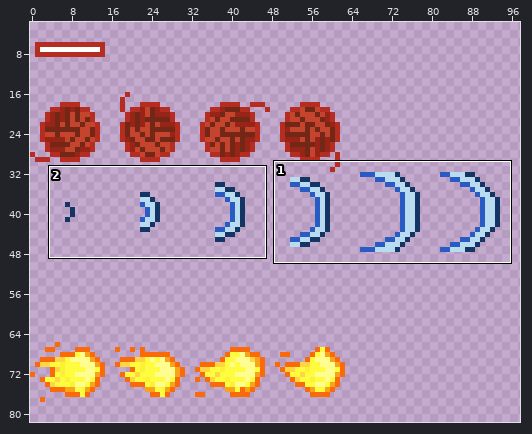
Two versions of one sprite sheet, Assets/Cats/Projeteis.png. Above: a wide view before the commit, with the close-up outlined.
Close-up. First the earlier version:
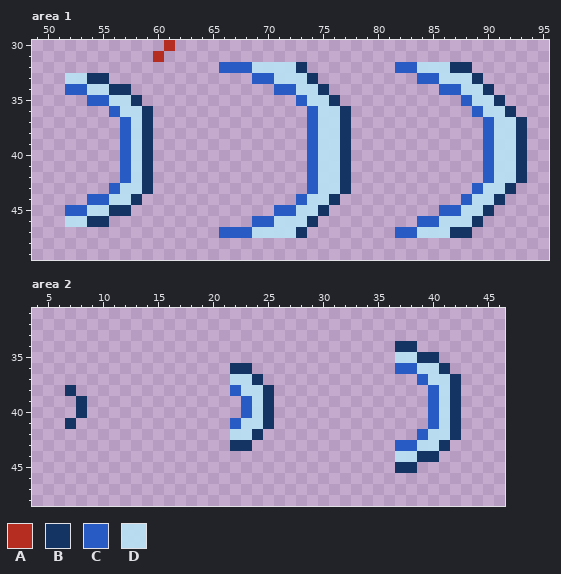
The file is 128x128 pixels. Shown: area 1: x 49..95, y 30..49; area 2: x 4..46, y 31..48. The wide view leaves out empty margins.
Palette (. is transparent): A #b42d20  B #143464  C #285cc4  D #b8e0f4ec
Pixels before, area 1, first column x 52:
30 .........A................................
31 ........A.................................
32 ..............CCCDDDDB........CCDDDBB.....
33 DDBB.............CCDDDB.........CCDDDB....
34 CCDDBB.............CCDDB..........CCDDB...
35 ..CCDDB..............CDDB...........CDDB..
36 ....CDDB..............CDDB...........CDDB.
37 .....CDB..............CDDB............CDDB
38 .....CDB..............CDDB............CDDB
39 .....CDB..............CDDB............CDDB
40 .....CDB..............CDDB............CDDB
41 .....CDB..............CDDB............CDDB
42 .....CDB..............CDDB............CDDB
43 ....CDDB..............CDDB...........CDDB.
44 ..CCDDB..............CDDB...........CDDB..
45 CCDDBB.............CCDDB..........CCDDB...
46 DDBB.............CCDDDB.........CCDDDB....
47 ..............CCCDDDDB........CCDDDBB.....
Pixels before, area 2, first column x 7:
34 ..............................BB....
35 ..............................DDBB..
36 ...............BB.............CCDDB.
37 ...............DDB..............CDDB
38 B..............CDDB..............CDB
39 .B..............CDB..............CDB
40 .B..............CDB..............CDB
41 B..............CDDB..............CDB
42 ...............DDB..............CDDB
43 ...............BB.............CCDDB.
44 ..............................DDBB..
45 ..............................BB....
The result:
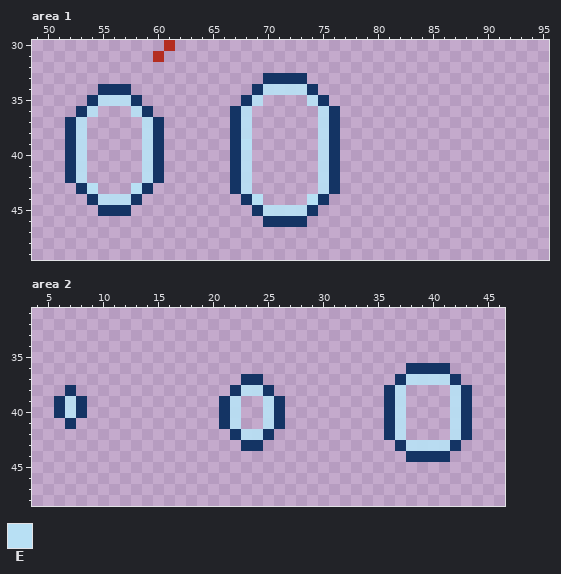
Colours new in this view: E #b8e0f4fe
Edits made:
Changed rows in their new state; - is an unchanged pixel.
Area 1:
first column x 52:
32 --------------........--------.......-----
33 ....-------------.BBBB.---------......----
34 ...B-------------BDDD-B.----------.....---
35 --BD------------BD---.-B.-----------....--
36 -BD-..---------BD-----.-B.-----------....-
37 BD---..DB------BD-----.-B.------------....
38 BD---..DB------BD-----.-B.------------....
39 BD---..DB------BE-----.-B.------------....
40 BD---..DB------BD-----.-B.------------....
41 BD---..DB------BD-----.-B.------------....
42 BD---..DB------BD-----.-B.------------....
43 -BE-..E--------BD-----.-B.-----------....-
44 --BD------------BE---.EB.-----------....--
45 ...B-------------BDDD-B.----------.....---
46 ....-------------.BBBB.---------......----
47 --------------........--------.......-----
Area 2:
first column x 6:
34 -------------------------------..-----
35 -------------------------------....---
36 ----------------..-------------.BBB---
37 ----------------.B-------------BDD----
38 ----------------B-------------BD--..DB
39 BD-------------BD..DB---------BD--..DB
40 BD-------------BD..DB---------BD--..DB
41 ---------------BD..DB---------BD--..DB
42 ----------------B-DB----------BD-...DB
43 ----------------.-B------------BD--DB-
44 -------------------------------.B--B--
45 -------------------------------..-----
Boxes around the changes in both close-ups, in picture pixels (x1, y1, x2, y2):
changed: (219, 62, 351, 238)
erased: (395, 62, 527, 238)
changed: (65, 73, 164, 227)
changed: (384, 341, 472, 473)
changed: (219, 363, 285, 451)
added: (54, 396, 76, 418)
